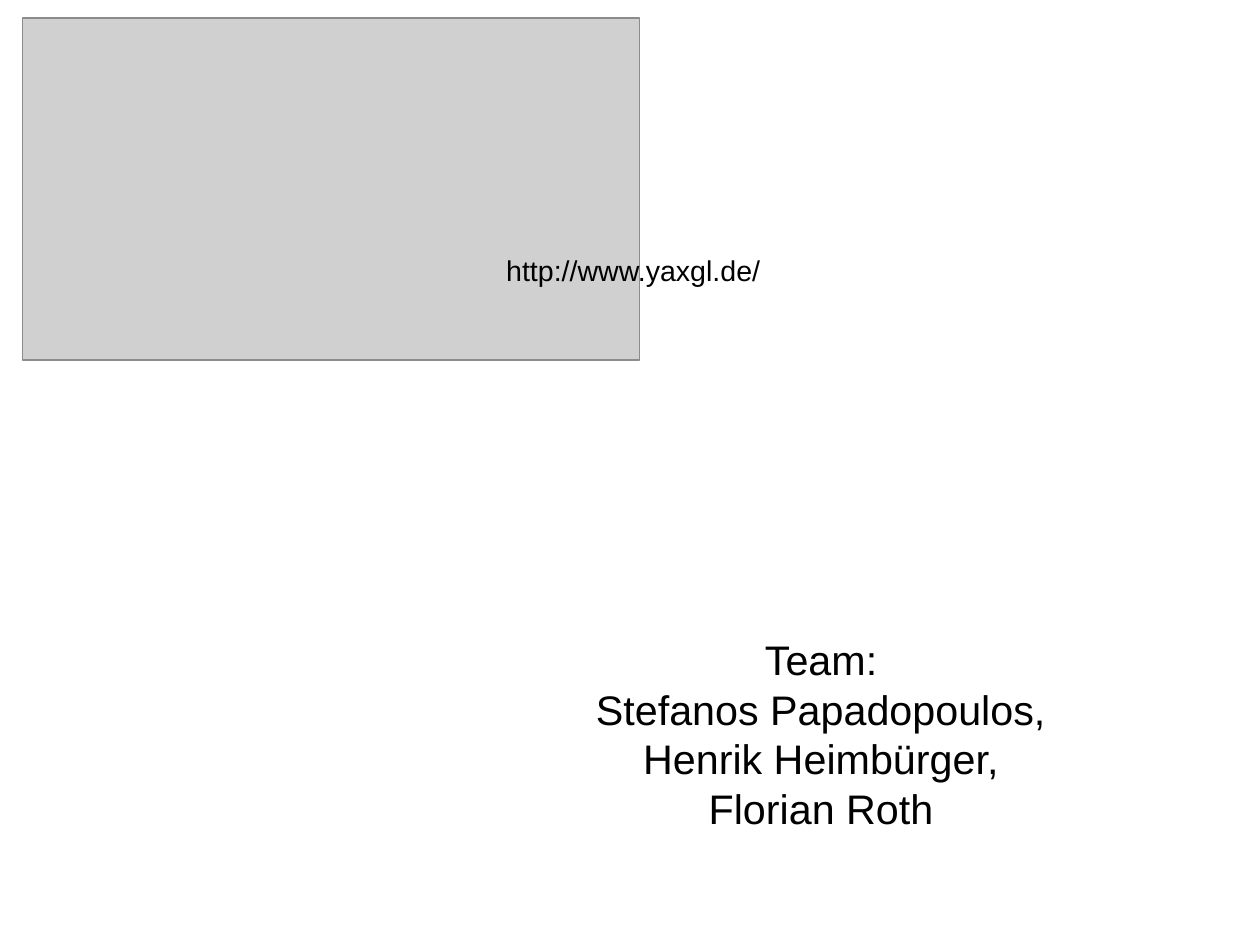
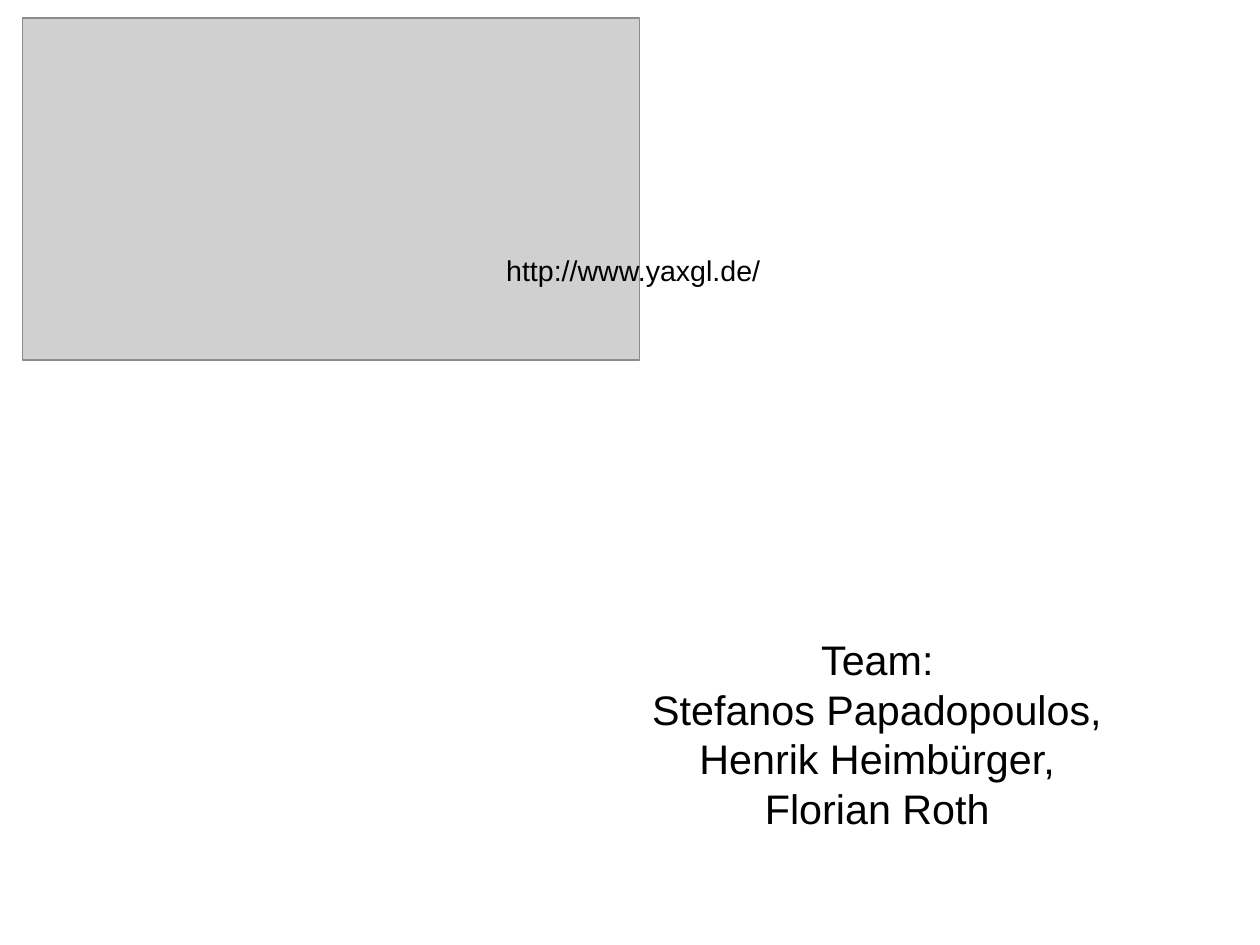
Before and after one commit to hheimbuerger/yaxgl, a slide deck: slide 1 of documents/Praesentationen/Projektabschlusspraesentation.odp. Drawn at 1260x945 pixels with LibreOffice and Linux fonts; fonts in the diff are those of the drawing; grey boxes stand for pictures; background and template pictures are left out. Boxes give left, top, right and bottom in pixels: in the first picture for what was removed or moved away, otherwise in the second. Text is boxed around its words. In the diff, an @@ line names an element or a change of style, - is before the commit and + after.

```diff
--- a/documents/Praesentationen/Projektabschlusspraesentation.odp
+++ b/documents/Praesentationen/Projektabschlusspraesentation.odp
@@ subtitle "Team:": place and size @@
-subtitle "Team:" at <box>596,646,1045,825</box>
+subtitle "Team:" at <box>652,646,1101,825</box>
```
Also in this commit, not shown: 5 other slides changed, 2 slides added, 3 slides removed, 7 other files.
